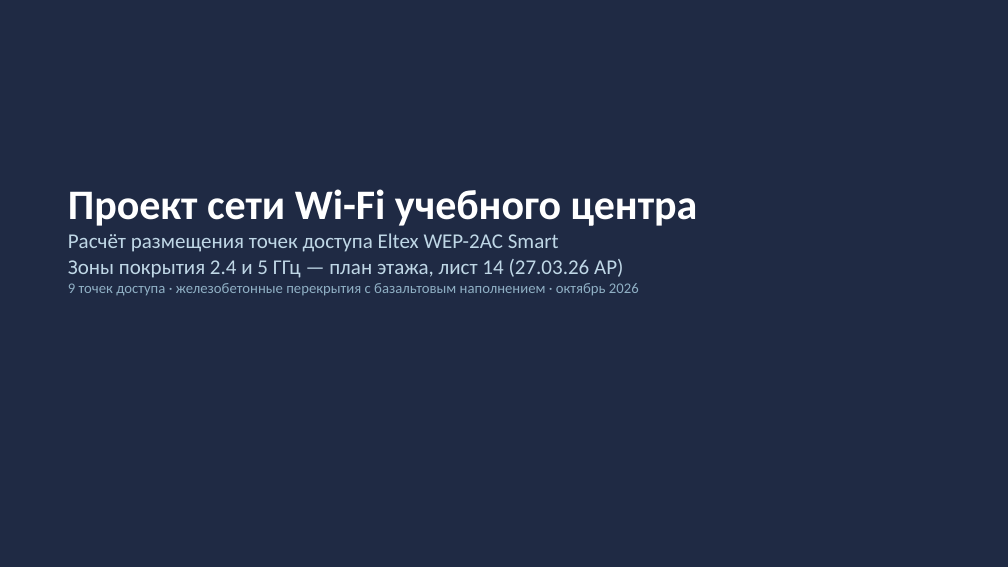
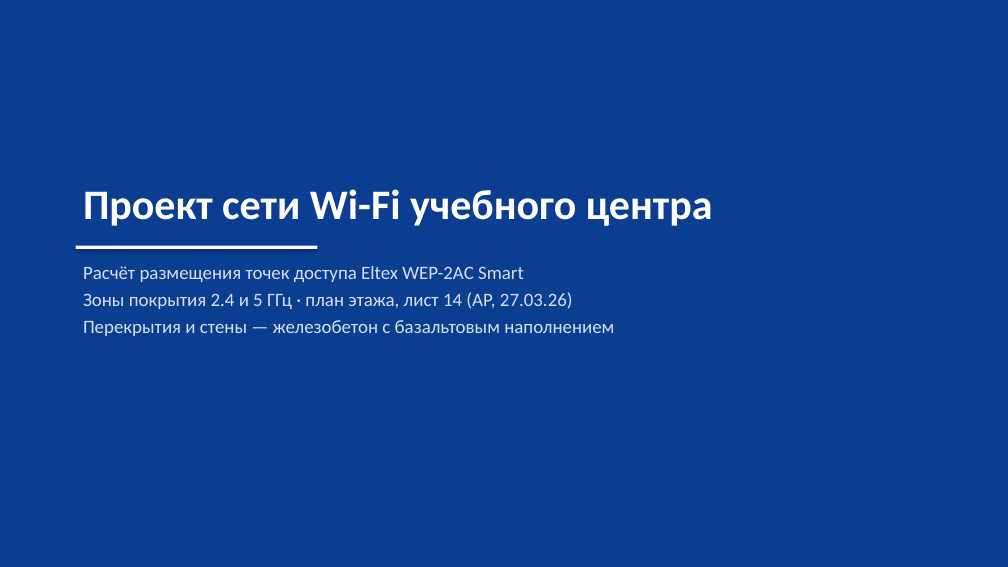
Before and after one commit to vertikalnii/preza, a slide deck: slide 1 of out/WiFi_Eltex_WEP-2AC_план_лист14.pptx. Drawn at 1008x567 pixels with LibreOffice and Linux fonts; fonts in the diff are those of the drawing. Boxes give left, top, right and bottom in pixels: in the first picture for what was removed or moved away, otherwise in the second. Text is boxed around its words. In the diff, an @@ line names an element or a change of style, - is before the commit and + after.

```diff
--- a/out/WiFi_Eltex_WEP-2AC_план_лист14.pptx
+++ b/out/WiFi_Eltex_WEP-2AC_план_лист14.pptx
@@ rectangle at <box>0,0,1008,567</box>: fill #1F2A44 to #0B3D91 @@
@@ text "Проект сети Wi-Fi учебного центра": place and size @@
-text "Проект сети Wi-Fi учебного центра" at <box>68,189,698,296</box>
+text "Проект сети Wi-Fi учебного центра" at <box>83,189,713,226</box>
@@ text "Проект сети Wi-Fi учебного центра" at <box>83,189,713,226</box>: more space between paragraphs @@
@@ text at <box>68,233,639,296</box>: paragraphs removed @@
-Расчёт размещения точек доступа Eltex WEP-2AC Smart
-Зоны покрытия 2.4 и 5 ГГц — план этажа, лист 14 (27.03.26 АР)
-9 точек доступа · железобетонные перекрытия с базальтовым наполнением · октябрь 2026
@@ rectangle added at <box>76,246,318,249</box>, fill #FFFFFF @@
@@ text added at <box>83,266,614,336</box>, 18 pt, text #D5E0F5 @@
+Расчёт размещения точек доступа Eltex WEP-2AC Smart
+Зоны покрытия 2.4 и 5 ГГц · план этажа, лист 14 (АР, 27.03.26)
+Перекрытия и стены — железобетон с базальтовым наполнением
```
Also in this commit, not shown: 8 slides added, 7 slides removed, 11 other files.
